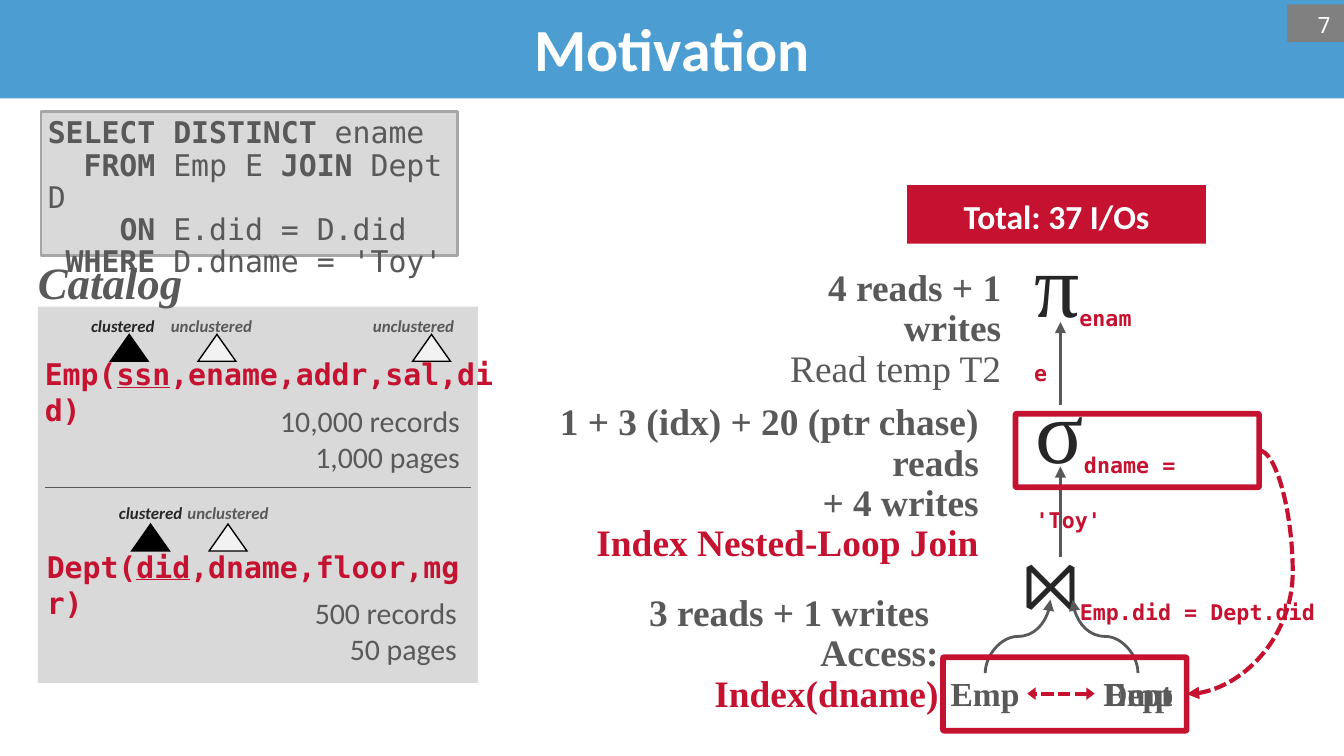
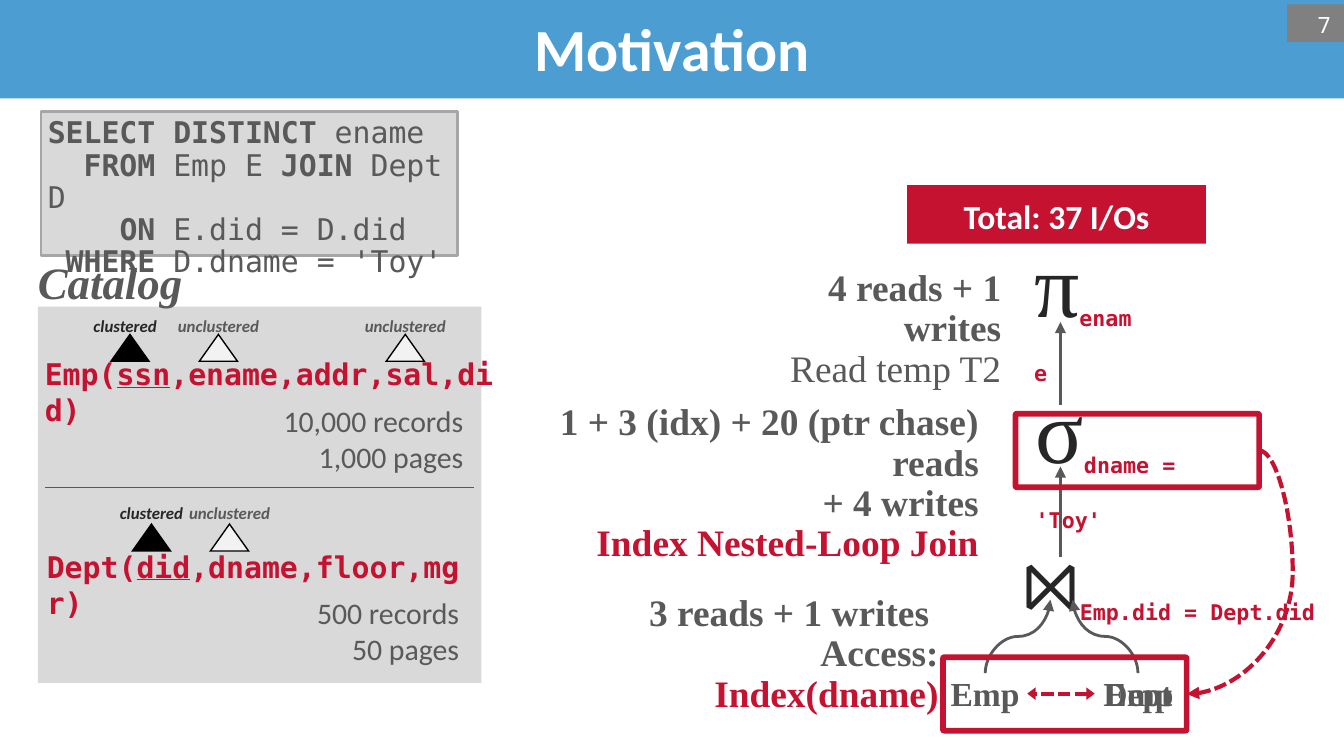
Before and after one commit to bsb20/bsb20.github.io, a slide deck: slide 7 of docs/421_f26/lectures/L15_optimization.pptx. Drawn at 1344x756 pixels with LibreOffice and Linux fonts; fonts in the diff are those of the drawing; background and template pictures are left out. Boxes give left, top, right and bottom in pixels: in the first picture for what was removed or moved away, otherwise in the second. Text is boxed around its words. In the diff, an @@ line names an element or a change of style, - is before the commit and + after.

```diff
--- a/docs/421_f26/lectures/L15_optimization.pptx
+++ b/docs/421_f26/lectures/L15_optimization.pptx
@@ rectangle: place and size @@
-rectangle at <box>38,306,477,683</box>
+rectangle at <box>38,306,481,683</box>
@@ text "unclustered": place and size @@
-text "unclustered" at <box>171,320,252,337</box>
+text "unclustered" at <box>178,320,259,337</box>
@@ text "unclustered": place and size @@
-text "unclustered" at <box>373,320,454,337</box>
+text "unclustered" at <box>365,320,446,337</box>
@@ triangle: place and size @@
-triangle at <box>413,335,450,362</box>
+triangle at <box>386,335,423,362</box>
@@ text "10,000 records": place and size @@
-text "10,000 records" at <box>280,411,460,473</box>
+text "10,000 records" at <box>284,411,463,473</box>
```
Also in this commit, not shown: 7 other slides changed, 1 other file.
